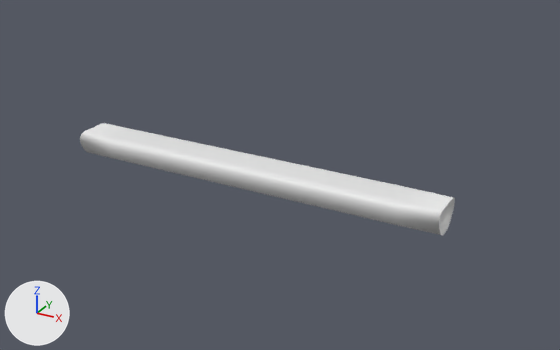
One commit to the FBX model Content/Assets/3DAssets/Meshes/Spline/Blank_Spline.fbx: the scene before it, then after it.
Rendered twice from a 50 mm camera at (2.91, -4.8, 2.39) aimed at (0.21, 0.12, -0.07). Every picture has the same lights, and +X, +Y and +Z are marked at lower left. Where no turn or scale is listed for an object, it has been applied to the vertices. Vertices at the same position are counted once.
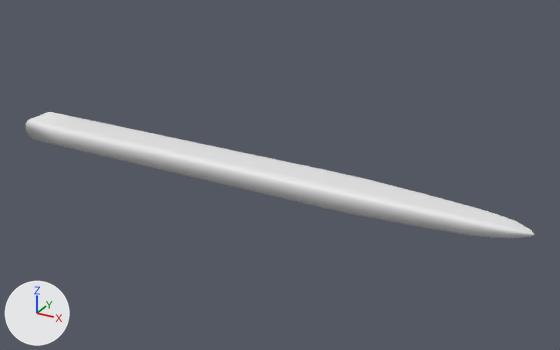
Edits to the bpy script that builds the scene:
```text
Change me_cylinder_001:
    used by ob_cylinder; location = (0.639, 0.0, 0.0)
    remove me_cylinder_001.from_pydata(...)  # 352 vertices, 322 faces; spans x -2.23..0.96, y -0.18..0.18, z -0.19..0.05
    add me_cylinder_001.from_pydata(...)  # 577 vertices, 577 faces; spans x -2.23..2.2, y -0.18..0.18, z -0.19..0.05
    me_cylinder_001 part 1: 225 vertices added at x 1.37..2.2, y -0.15..0.15, z -0.16..0.03
Change ob_cylinder:
    ob_cylinder.location: (0.639, 0.0, 0.0) -> (0.0, 0.0, 0.0)
```

Where the change shows, as pixel boxes (x1, y1, x2, y2) in the pictures (560 x 350 px):
'Cylinder', reshaped, moved (36% wider, 12% taller)
    before: (80, 123, 455, 235)
    after: (25, 112, 535, 238)
part 1 of me_cylinder_001, added
    after: (353, 180, 535, 238)
